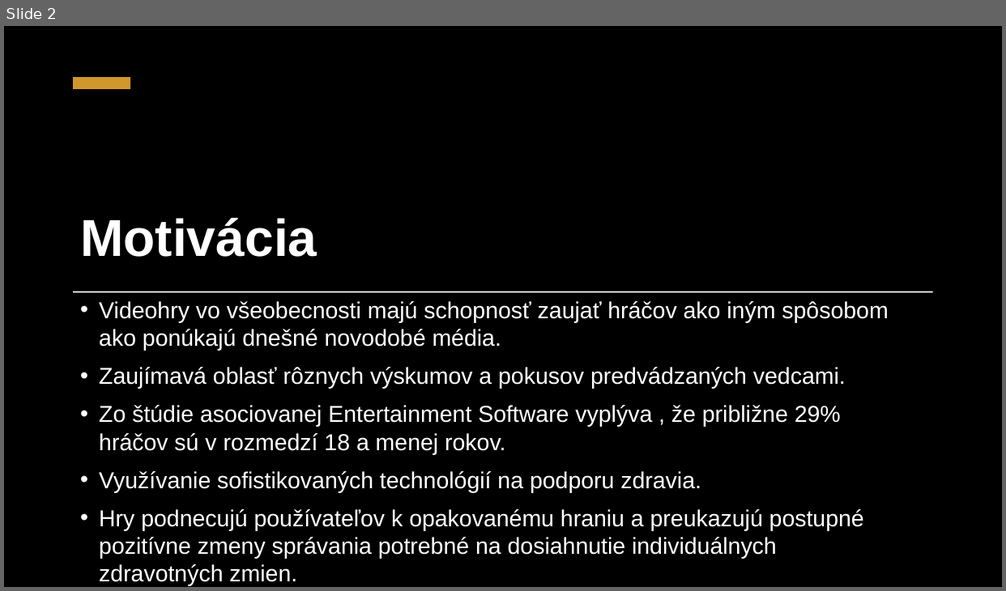
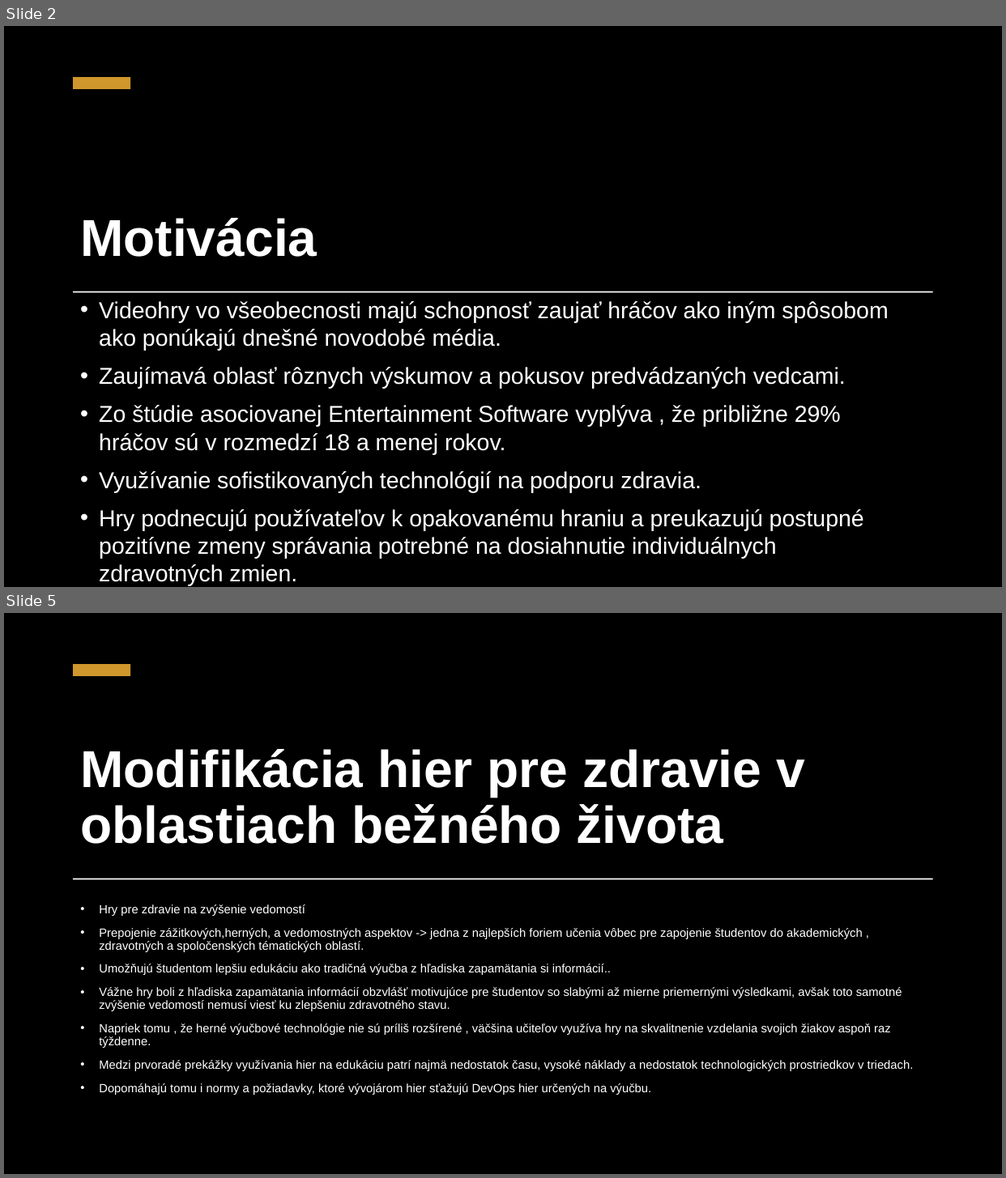
Before and after one commit to K1ko/MIP_Clanok, a slide deck: MIP_Článok_Prezentácia.pptx. Shown one above the other, each under a label of ours: slide 2 before the commit, slides 2 and 5 after it; the slides between them are not shown. The pictures are 1006x591 and 1006x1178 pixels, drawn with LibreOffice and Linux fonts; fonts in the diff are those of the drawing; background and template pictures are left out. Boxes give left, top, right and bottom in pixels: in the first picture for what was removed or moved away, otherwise in the second. Text is boxed around its words. In the diff, an @@ line names an element or a change of style, - is before the commit and + after.

```diff
--- a/MIP_Článok_Prezentácia.pptx
+++ b/MIP_Článok_Prezentácia.pptx
@@ slide 5 added at (4,613,1002,1174), background picture (left out); not listed: 2 template elements that a slide beside it also shows @@
@@ rectangle added at (4,613,1002,1174), fill #000000 @@
@@ rectangle added at (73,664,131,676), fill #CF972C @@
@@ title added at (80,749,805,844), 50 pt, text #FFFFFF, bold @@
+Modifikácia hier pre zdravie v oblastiach bežného života
@@ rectangle added at (73,878,933,879), fill #FFFFFF @@
@@ text added at (99,905,914,1095), 11.6 pt, text #FFFFFF @@
+• Hry pre zdravie na zvýšenie vedomostí
+• Prepojenie zážitkových,herných, a vedomostných aspektov -> jedna z najlepších foriem učenia vôbec pre zapojenie študentov do akademických , zdravotných a spoločenských tématických oblastí.
+• Umožňujú študentom lepšiu edukáciu ako tradičná výučba z hľadiska zapamätania si informácií..
+• Vážne hry boli z hľadiska zapamätania informácií obzvlášť motivujúce pre študentov so slabými až mierne priemernými výsledkami, avšak toto samotné zvýšenie vedomostí nemusí viesť ku zlepšeniu zdravotného stavu.
+• Napriek tomu , že herné výučbové technológie nie sú príliš rozšírené , väčšina učiteľov využíva hry na skvalitnenie vzdelania svojich žiakov aspoň raz týždenne.
+• Medzi prvoradé prekážky využívania hier na edukáciu patrí najmä nedostatok času, vysoké náklady a nedostatok technologických prostriedkov v triedach.
+• Dopomáhajú tomu i normy a požiadavky, ktoré vývojárom hier sťažujú DevOps hier určených na výučbu.
```
Also in this commit, not shown: 1 slide changed, 5 other slides added, 6 slides removed, 1 other file.
